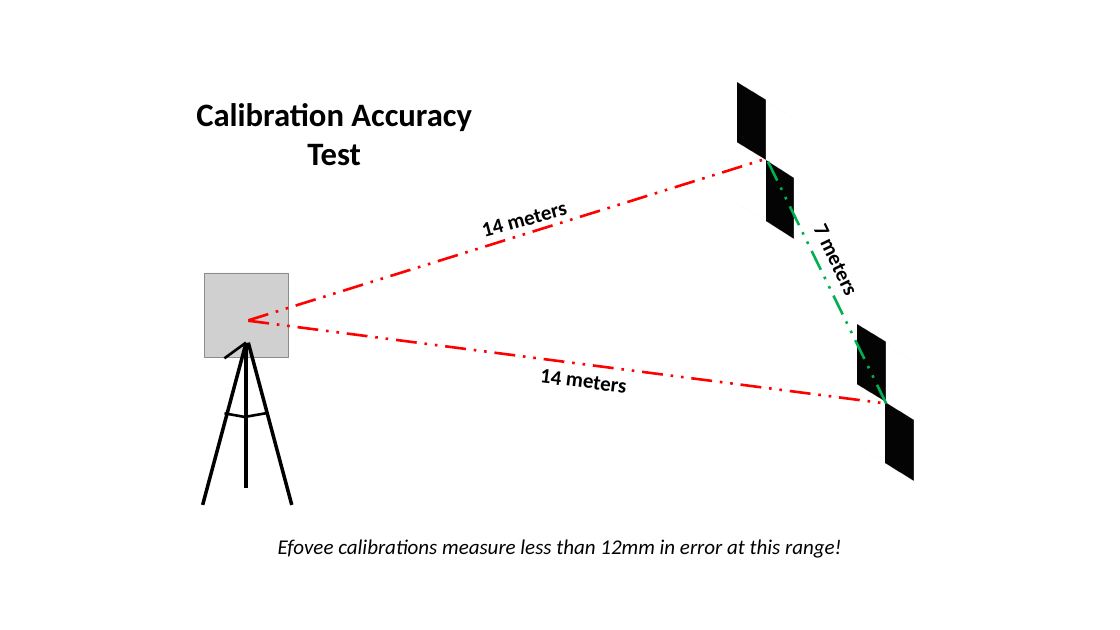
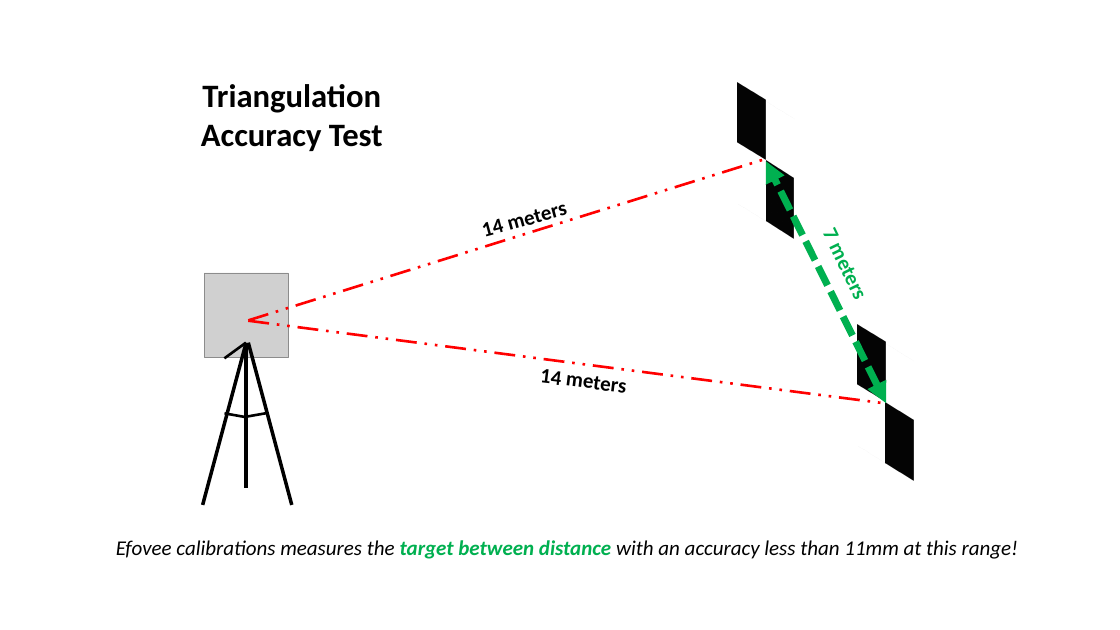
Before and after one commit to Kwintonium/efovee, a slide deck: slide 4 of images/designs.pptx. Drawn at 1120x630 pixels with LibreOffice and Linux fonts; fonts in the diff are those of the drawing; grey boxes stand for pictures. Boxes give left, top, right and bottom in pixels: in the first picture for what was removed or moved away, otherwise in the second. Text is boxed around its words. In the diff, an @@ line names an element or a change of style, - is before the commit and + after.

```diff
--- a/images/designs.pptx
+++ b/images/designs.pptx
@@ text at bbox=[201, 84, 383, 151]: text changed @@
-Calibration Accuracy Test
+Triangulation Accuracy Test
@@ text "7 meters": place and size @@
-text "7 meters" at bbox=[807, 230, 833, 232]
+text "7 meters" at bbox=[817, 234, 843, 236]
@@ text "7 meters" at bbox=[817, 234, 843, 236]: text colour #000000 to #00B050; alignment left to centre @@
@@ line (886, 403) - (766, 161): line to double arrow; stroke #00B050 2.25 pt dashed to #00B050 6 pt dashed @@
@@ text at bbox=[116, 540, 1018, 559]: text changed @@
-Efovee calibrations measure less than 12mm in error at this range!
+Efovee calibrations measures the target between distance with an accuracy less than 11mm at this range!
```
Also in this commit, not shown: 28 other files.
